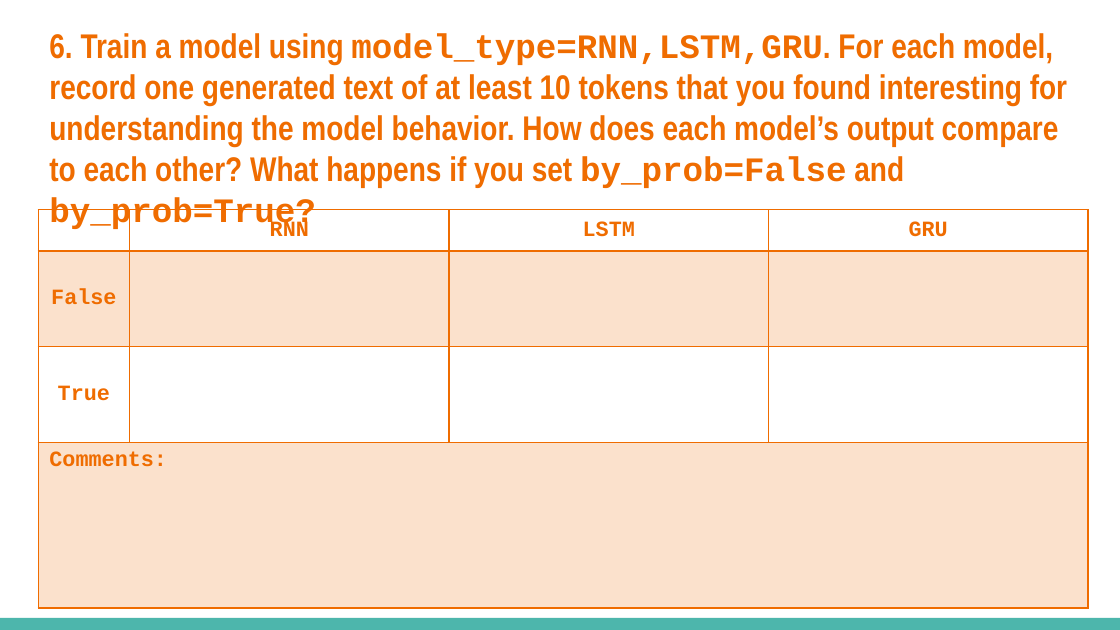
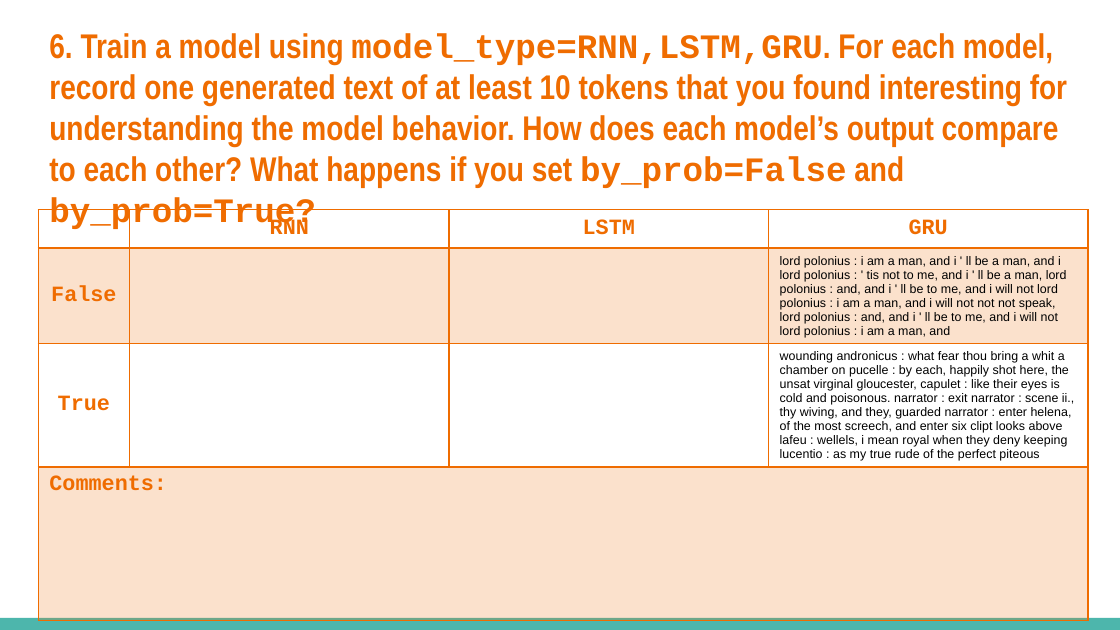
Before and after one commit to eding42/ece157b-hw1, a slide deck: slide 7 of Homework_1_Template.pptx. Drawn at 1120x630 pixels with LibreOffice and Linux fonts; fonts in the diff are those of the drawing. Boxes give left, top, right and bottom in pixels: in the first picture for what was removed or moved away, otherwise in the second. Text is boxed around its words. In the diff, an @@ line names an element or a change of style, - is before the commit and + after.

```diff
--- a/Homework_1_Template.pptx
+++ b/Homework_1_Template.pptx
@@ table at (38,209,1088,630) @@
-row 2, column 4: 
+row 2, column 4: lord polonius : i am a man, and i ' ll be a man, and i lord polonius : ' tis not to me, and i ' ll be a man, lord polonius : and, and i ' ll be to me, and i will not lord polonius : i am a man, and i will not not not speak, lord polonius : and, and i ' ll be to me, and i will not lord polonius : i am a man, and
-row 3, column 4: 
+row 3, column 4: wounding andronicus : what fear thou bring a whit a chamber on pucelle : by each, happily shot here, the unsat virginal gloucester, capulet : like their eyes is cold and poisonous. narrator : exit narrator : scene ii., thy wiving, and they, guarded narrator : enter helena, of the most screech, and enter six clipt looks above lafeu : wellels, i mean royal when they deny keeping lucentio : as my true rude of the perfect piteous
```
Also in this commit, not shown: 3 other slides changed, 3 other files.
